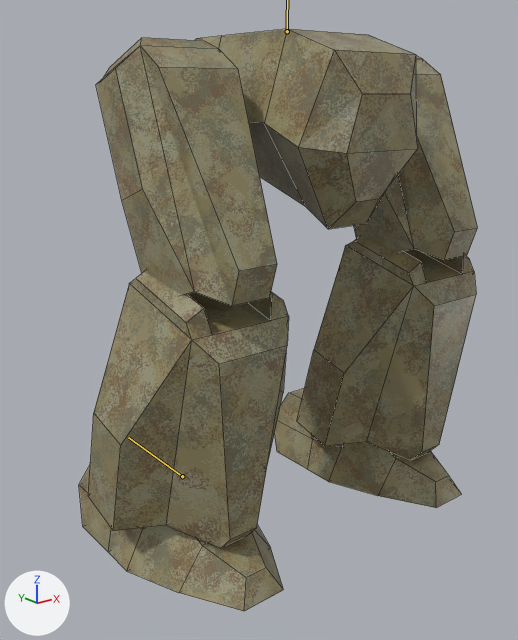
The Blender file resources/mechparts/legs/mech_legs03.blend, before and after one commit.
Camera for both pictures: a 50 mm lens placed at (-1.25, -1.449, 1.139), pointed at (-0.01, 0.101, 0.519). The axes (+X, +Y, +Z) are drawn at lower left. The lights are the same throughout. The bones that change are drawn over the model as lines. Mesh edges are drawn as thin lines.

The first picture shows 'legs'.
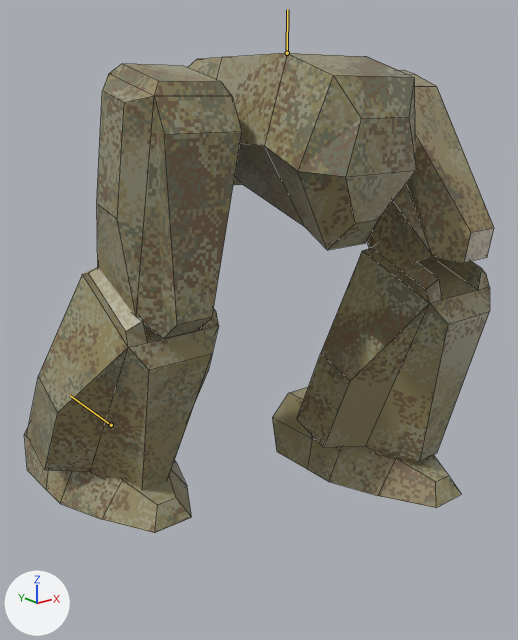
The newer file adds an action. The first version stands in its rest pose; the second is drawn at frame 30 of the action 'launch_in_right'.

Changed parts and their boxes (x1, y1, x2, y2) in the pictures (518 x 640 px):
'legs', posed (18% wider, 17% shorter)
    before: (79, 29, 478, 611)
    after: (24, 53, 494, 533)
bone 'leg_ik_target.r', root to tip
    before: (182, 476) to (128, 437)
    after: (111, 425) to (70, 395)

The edits, one by one:
Bone 'root' (bone_root) moves from (0.0, 0.0, 0.0) to (0.0, -0.05, 0.0).
Bone 'leg_ik_target.r' (bone_leg_ik_target_r) moves from (0.0, 0.0, 0.0) to (0.0, 0.4, 0.0).
